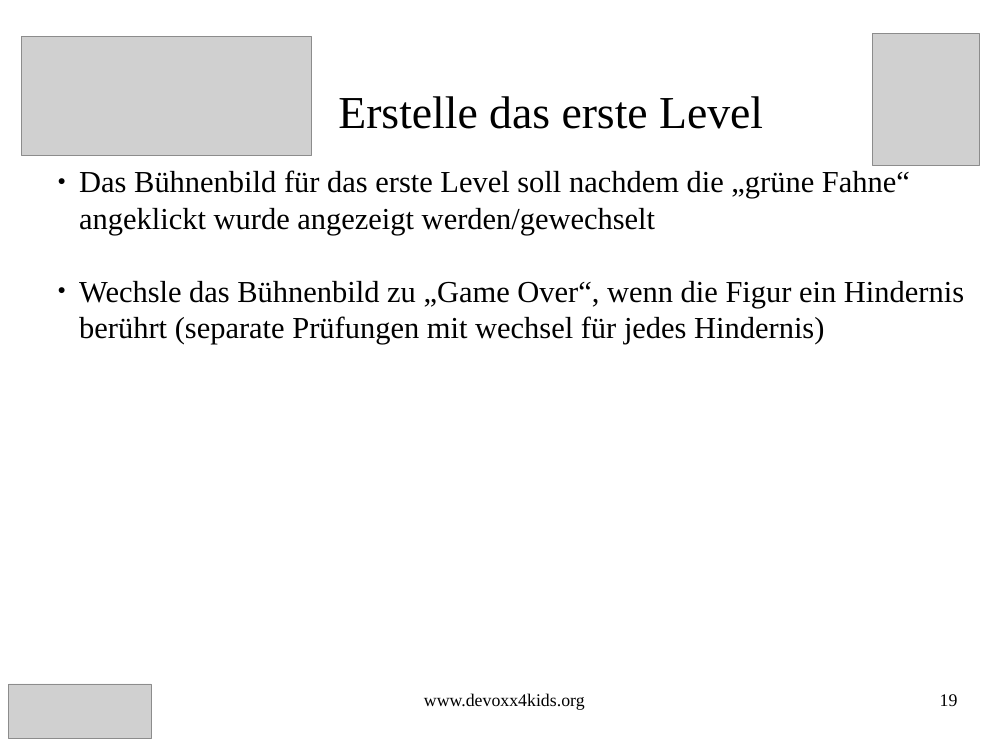
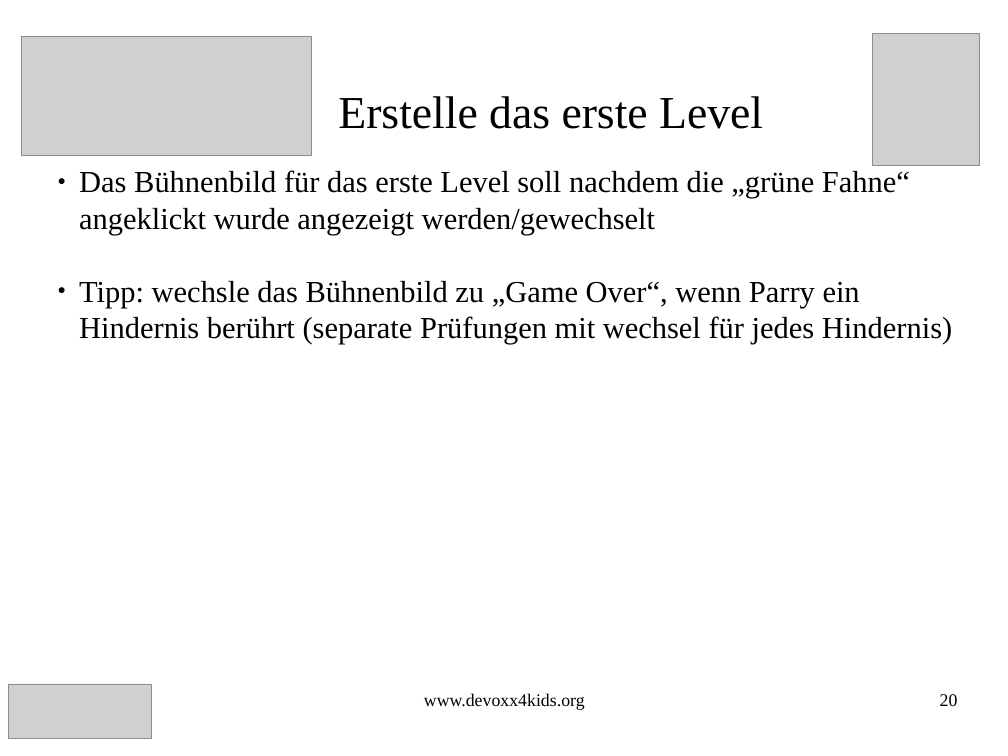
Before and after one commit to Devoxx4KidsDE/workshop-scratch, a slide deck: slide 20 of flyingBird/FlyingBird_Scratch_Aufgaben.odp (slide 19 before the commit). Drawn at 1008x756 pixels with LibreOffice and Linux fonts; fonts in the diff are those of the drawing; grey boxes stand for pictures. Boxes give left, top, right and bottom in pixels: in the first picture for what was removed or moved away, otherwise in the second. Text is boxed around its words. In the diff, an @@ line names an element or a change of style, - is before the commit and + after.

```diff
--- a/flyingBird/FlyingBird_Scratch_Aufgaben.odp
+++ b/flyingBird/FlyingBird_Scratch_Aufgaben.odp
@@ subtitle at (79,281,952,345): text changed @@
-● Wechsle das Bühnenbild zu „Game Over“, wenn die Figur ein Hindernis berührt (separate Prüfungen mit wechsel für jedes Hindernis)
+● Tipp: wechsle das Bühnenbild zu „Game Over“, wenn Parry ein Hindernis berührt (separate Prüfungen mit wechsel für jedes Hindernis)
@@ page number at (940,694,958,706): text changed @@
-19
+20
```
Also in this commit, not shown: 28 other slides changed, 4 slides added, 2 slides removed, 2 other files.
